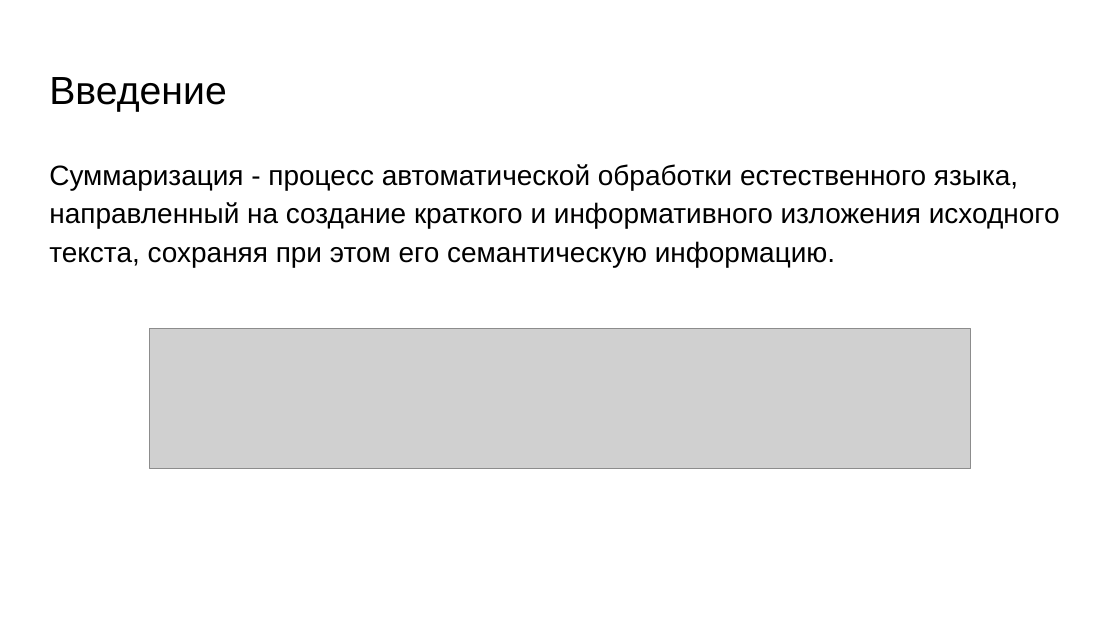
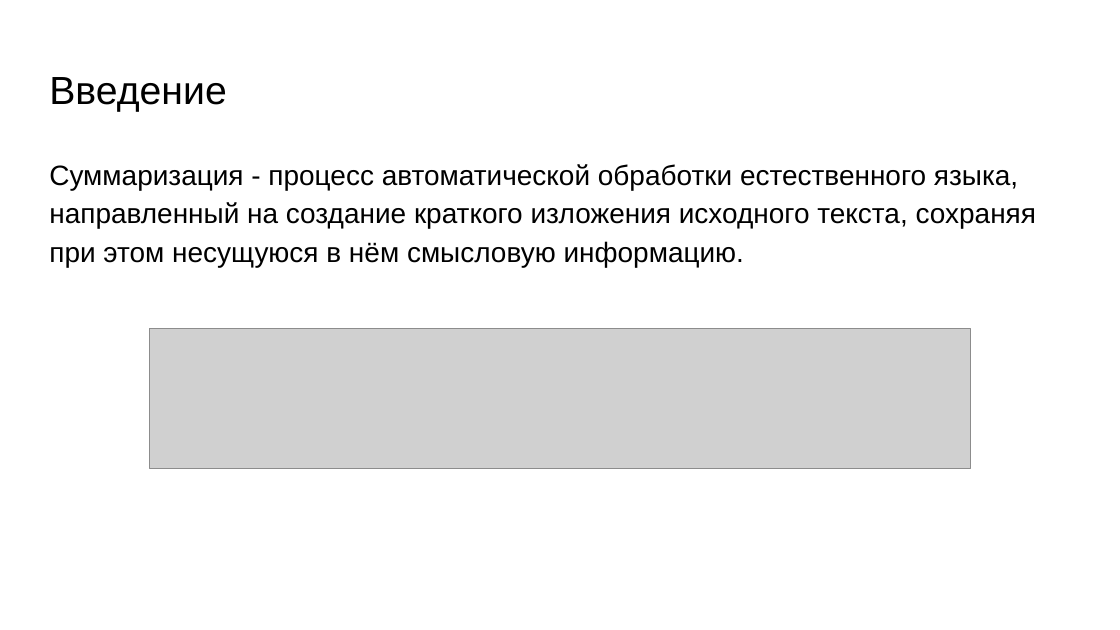
Before and after one commit to IvanEfremovSPBU/Text-Summarization, a slide deck: slide 2 of Суммаризация.pptx. Drawn at 1120x630 pixels with LibreOffice and Linux fonts; fonts in the diff are those of the drawing; grey boxes stand for pictures. Boxes give left, top, right and bottom in pixels: in the first picture for what was removed or moved away, otherwise in the second. Text is boxed around its words. In the diff, an @@ line names an element or a change of style, - is before the commit and + after.

```diff
--- a/Суммаризация.pptx
+++ b/Суммаризация.pptx
@@ text at (x1=49, y1=164, x2=1036, y2=267): text changed @@
-Суммаризация - процесс автоматической обработки естественного языка, направленный на создание краткого и информативного изложения исходного текста, сохраняя при этом его семантическую информацию.
+Суммаризация - процесс автоматической обработки естественного языка, направленный на создание краткого изложения исходного текста, сохраняя при этом несущуюся в нём смысловую информацию.
```
Also in this commit, not shown: 8 other slides changed, 2 other files.
